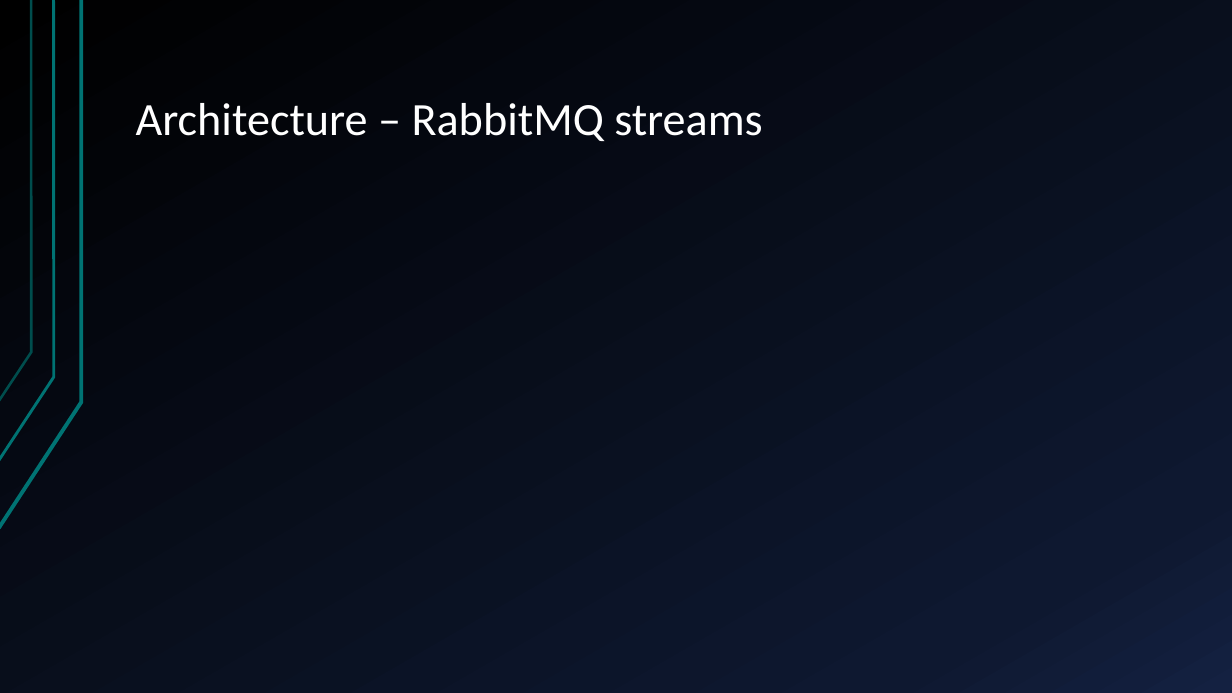
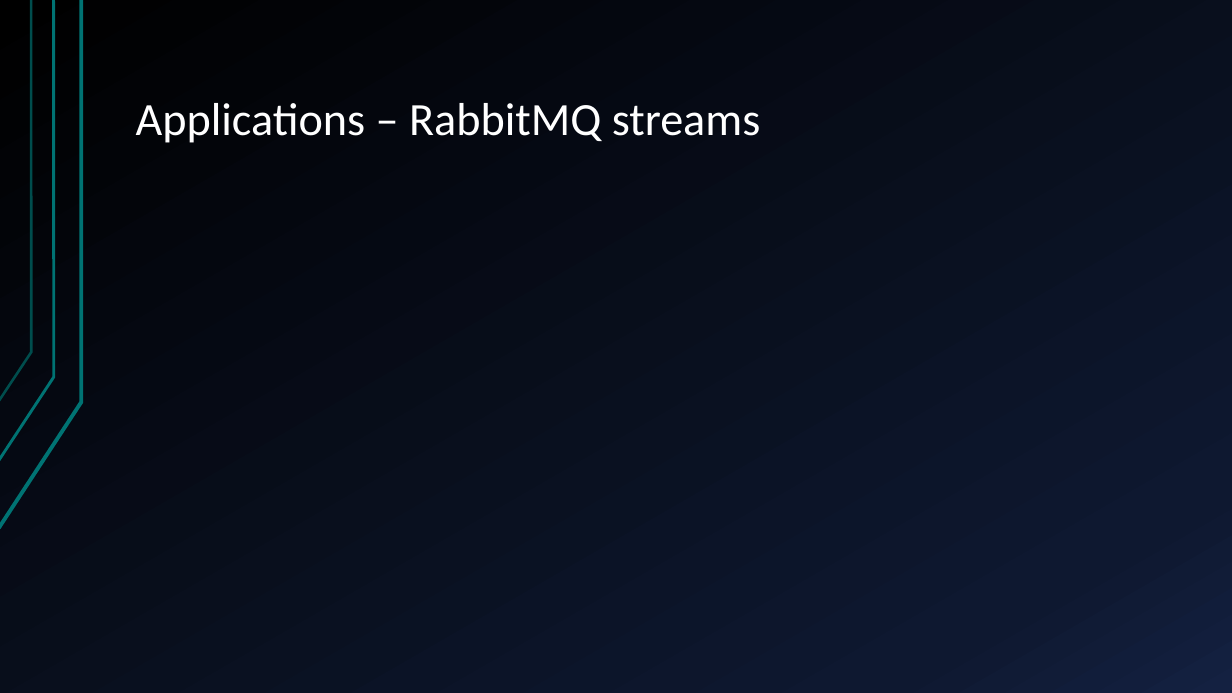
Before and after one commit to marc7666/Distributed-computing-course, a slide deck: slide 19 of Activities/Activity 2/RabbitMQ – components, benefits and application.pptx (slide 13 before the commit). Drawn at 1232x693 pixels with LibreOffice and Linux fonts; fonts in the diff are those of the drawing. Boxes give left, top, right and bottom in pixels: in the first picture for what was removed or moved away, otherwise in the second. Text is boxed around its words. In the diff, an @@ line names an element or a change of style, - is before the commit and + after.

```diff
--- a/Activities/Activity 2/RabbitMQ – components, benefits and application.pptx
+++ b/Activities/Activity 2/RabbitMQ – components, benefits and application.pptx
@@ title at bbox=[136, 103, 761, 143]: text changed @@
-Architecture – RabbitMQ streams
+Applications – RabbitMQ streams
```
Also in this commit, not shown: 8 other slides changed, 14 slides added, 4 slides removed, 2 other files.
